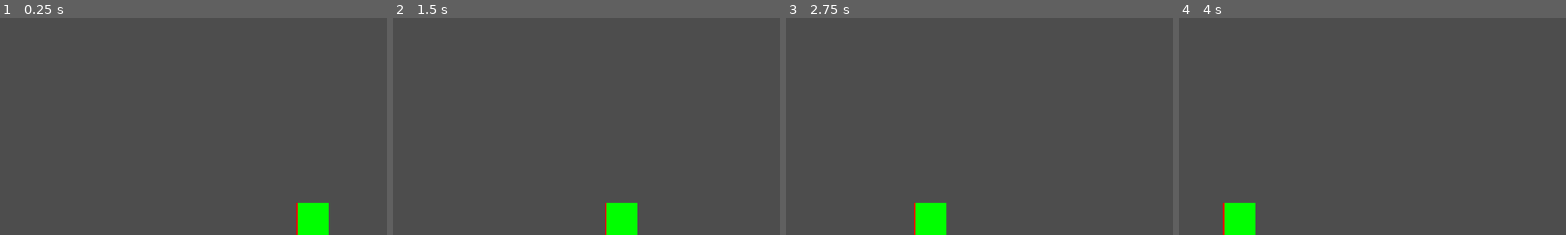
Above: before the commit, frames 1-4 (left to right).
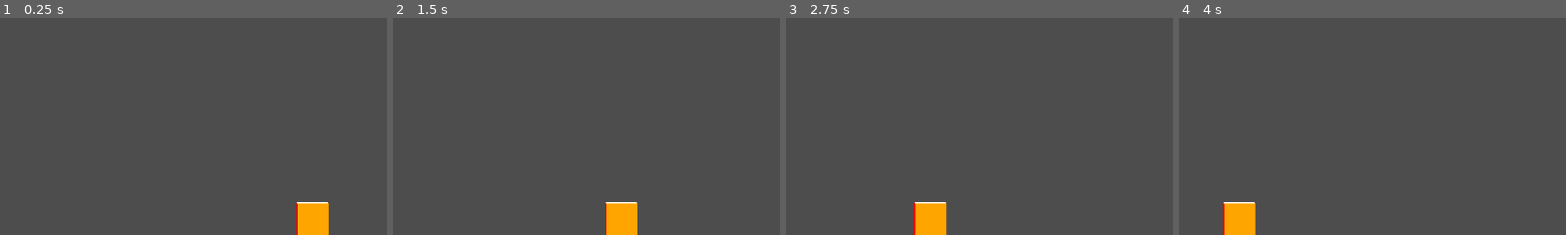
Above: after the commit, the same moments.

Repository: JohannesLadurner/OneButtonGame
Game: Godot game, scene res://scenes/world.tscn
The game is run twice, just before and just after one commit, with the same random seed, the same clock (stepped at 60 frames per second) and the same inputs. The project has no main scene, so this scene is started directly. Sound files missing from this copy of the repository are replaced by a short silence.
Inputs:
- Up to frame 1 (0.25 s): no input
- Up to frame 2 (1.5 s): no input
- Up to frame 3 (2.75 s): no input
- Up to frame 4 (4 s): no input
The pictures show only the part of the screen within x 10-59%, y 50-100%; the shares and areas given below are measured in that part.

The runs differ from the first frame. In frame 1, 1.2% of the frame differs, in the area x 76-85%, y 84-100%; in frame 2, 1.2%; in frame 3, 1.3%; in frame 4, 1.3%, in the area x 11-20%, y 84-100%.

Commit message:
feat: drawing lines between points, added different song for testing

Diff:
--- a/scenes/world.gd
+++ b/scenes/world.gd
@@ -3,7 +3,7 @@
 var data = []
 var points_per_second = 50
 func _ready():
-	$AudioStreamPlayer.stream = load("res://maldita.wav")
+	$AudioStreamPlayer.stream = load("res://Jetta-I_d-Love-to-Change-the-World-_Matstubs-Remix_.wav")
 	data = AudioToWaveform.generate($AudioStreamPlayer.stream, points_per_second)
 	$AudioStreamPlayer.play()
 	queue_redraw()
@@ -16,4 +16,7 @@
 		if i % 50 == 0:
 			draw_line(Vector2(576+i*2, 648), Vector2(576+i*2, 600-data[i]), Color.RED,2.0)
 		else:
-			draw_line(Vector2(576+i*2, 648), Vector2(576+i*2, 600-data[i]), Color.GREEN,2.0)
+			draw_line(Vector2(576+i*2, 648), Vector2(576+i*2, 600-data[i]), Color.ORANGE,2.0)
+
+	for i in range(1,data.size()):
+		draw_line(Vector2(576+(i-1)*2, 600-data[i-1]), Vector2(576+i*2, 600-data[i]), Color.WHITE, 2.0)
Not shown, added: Jetta-I_d-Love-to-Change-the-World-_Matstubs-Remix_.wav
